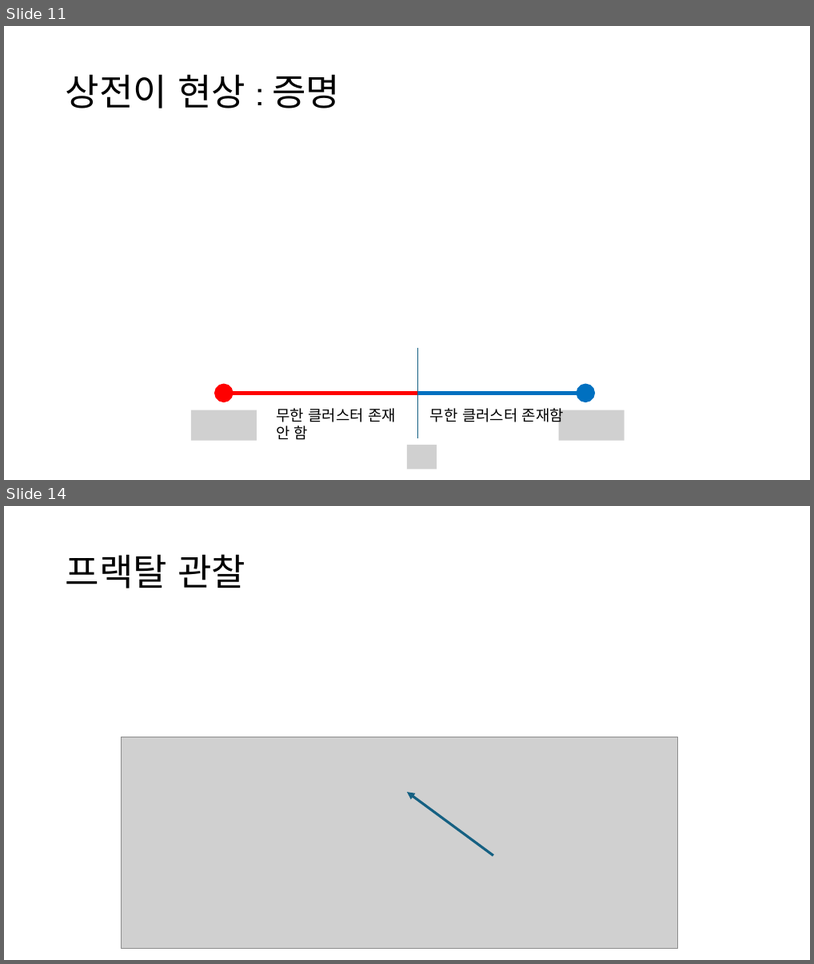
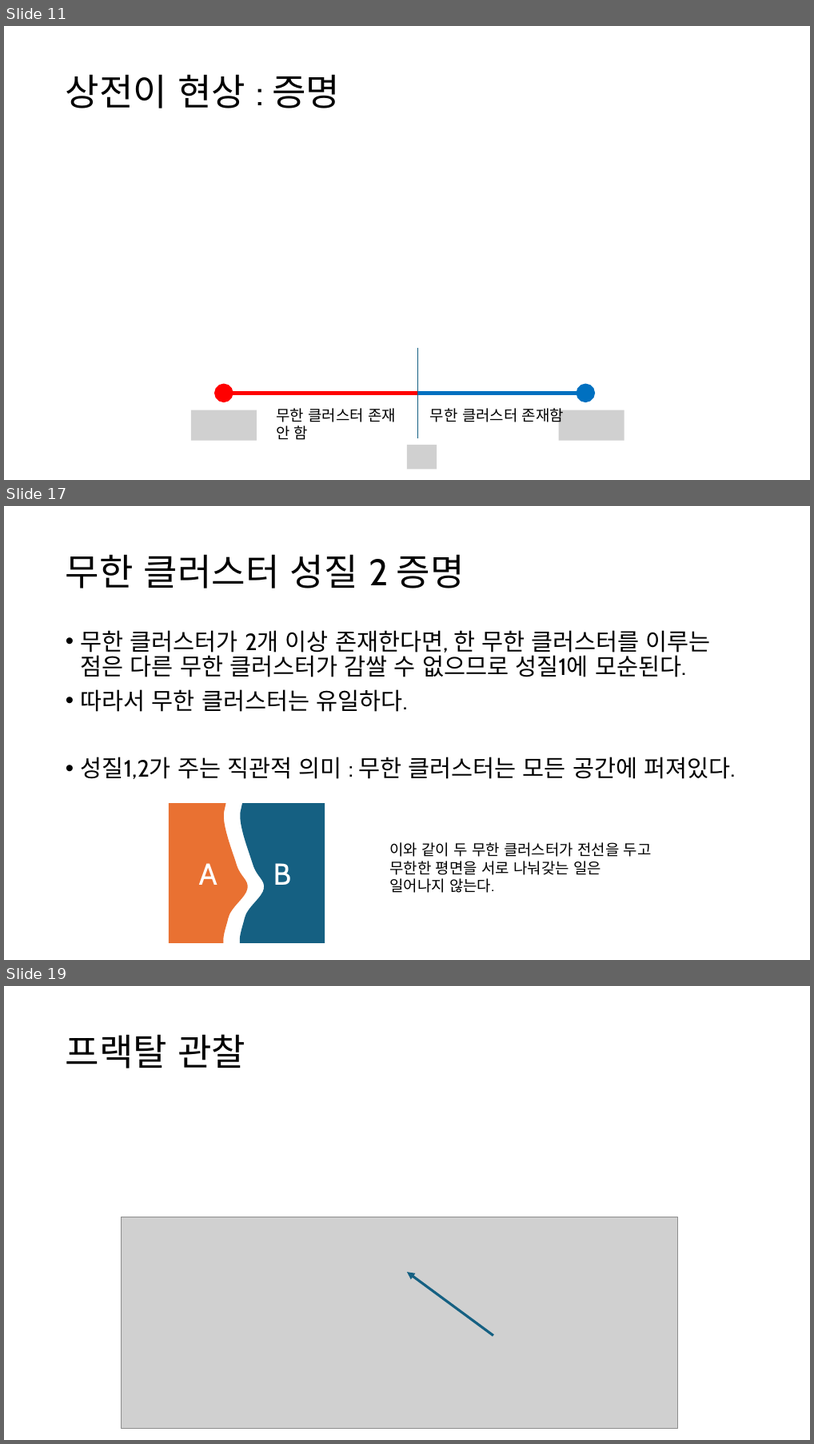
Before and after one commit to singrum/percolation-model, a slide deck: percolation.pptx. Shown one above the other, each under a label of ours: slides 11 and 14 before the commit, slides 11, 17 and 19 after it; the slides between them are not shown. The pictures are 814x964 and 814x1444 pixels, drawn with LibreOffice and Linux fonts; fonts in the diff are those of the drawing; grey boxes stand for pictures. Boxes give left, top, right and bottom in pixels: in the first picture for what was removed or moved away, otherwise in the second. Text is boxed around its words. In the diff, an @@ line names an element or a change of style, - is before the commit and + after.

```diff
--- a/percolation.pptx
+++ b/percolation.pptx
@@ slide 17 added at [4, 506, 810, 960], background #FFFFFF @@
@@ title added at [66, 554, 465, 588], 44 pt, text #000000 @@
+무한 클러스터 성질 2 증명
@@ text added at [81, 630, 735, 779], 28 pt, text #000000 @@
+• 무한 클러스터가 2개 이상 존재한다면, 한 무한 클러스터를 이루는 점은 다른 무한 클러스터가 감쌀 수 없으므로 성질1에 모순된다.
+• 따라서 무한 클러스터는 유일하다.
+• 성질1,2가 주는 직관적 의미 : 무한 클러스터는 모든 공간에 퍼져있다.
@@ freeform shape added at [169, 803, 248, 943], fill #E97132, 36 pt, text #FFFFFF @@
+A
@@ freeform shape added at [240, 803, 326, 943], fill #156082, 36 pt, text #FFFFFF @@
+B
@@ text added at [390, 842, 652, 892], 18 pt, text #000000 @@
+이와 같이 두 무한 클러스터가 전선을 두고 무한한 평면을 서로 나눠갖는 일은 일어나지 않는다.
@@ what was slide 14 is now slide 19 @@
```
Also in this commit, not shown: 5 slides changed, 6 other slides added, 2 slides removed, 1 other file.
